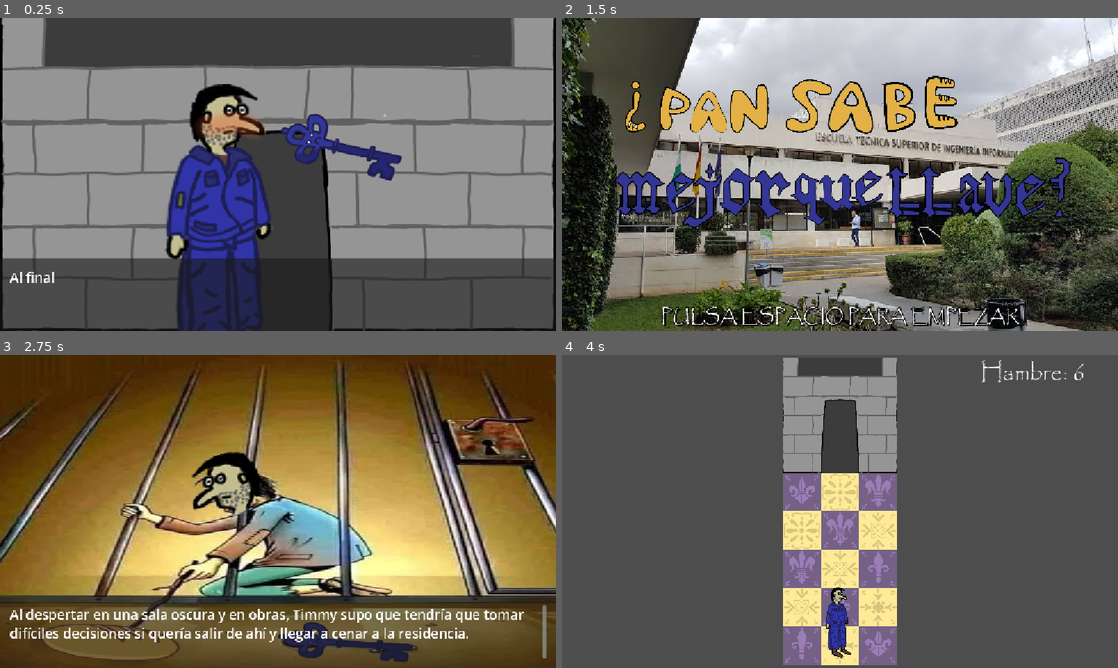
Above: before the commit, frames 1-4 (two rows, left to right).
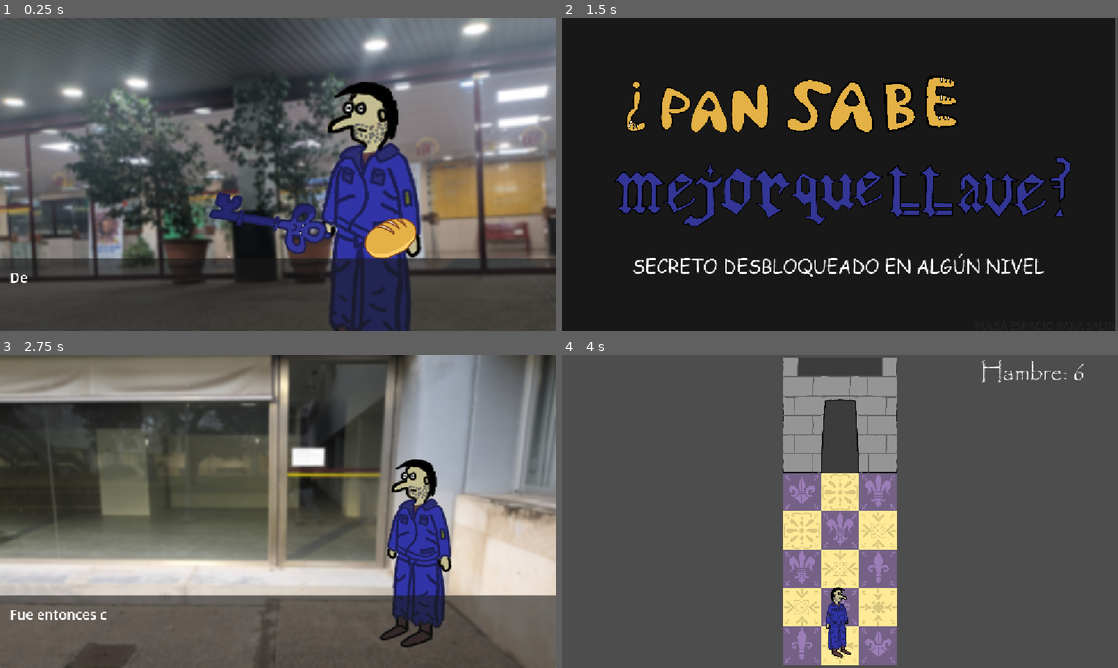
Above: after the commit, the same moments.

Repository: andresfdezc6/pan-sabe-mejor-que-llave-
Game: Godot game, scene res://Scenes/final_verdadero.tscn
The game is run twice, just before and just after one commit, with the same random seed, the same clock (stepped at 60 frames per second) and the same inputs. This scene is started directly instead of the project's main scene. The engine's default icon, where the game draws it, is replaced by a stand-in: a white triangle on a blue panel in a dark square.
Inputs:
- Up to frame 1 (0.25 s): no input
- Up to frame 2 (1.5 s): tap Enter (ui_accept) at 0.5, 0.77, 0.8, 1.07, 1.35 s; hold Right (right) 0.53-1.28 s; hold Space (interactuar) 0.53-1.28 s; hold S (down) from 1.28 s (still down)
- Up to frame 3 (2.75 s): tap Enter (ui_accept) at 1.52, 1.82, 2.3 s; tap Space (interactuar) at 1.55, 2 s; release S (down) at 2.03 s; hold Right (right) from 2.03 s (still down); hold Space (interactuar) from 2.03 s (still down)
- Up to frame 4 (4 s): release Right (right) at 2.78 s; release Space (interactuar) at 2.78 s; hold Up (up) 2.78-3.53 s; tap 1 at 2.85 s; tap Enter (ui_accept) at 3.02, 3.32 s; tap Space (interactuar) at 3.05 s; hold Left (left) from 3.53 s (still down); hold Enter (ui_accept) from 3.53 s (still down); tap 2 at 3.6 s

The runs differ from the first frame. In frame 1, 69% of the frame differs, in the area x 0-100%, y 0-100%; in frame 2, 73%; in frame 3, 97%; in frame 4, nothing differs.

Commit message:
Me voy a dormir ya, esto me está consumiendo

Diff:
--- a/Scenes/fin.gd
+++ b/Scenes/fin.gd
@@ -1,21 +1,45 @@
 extends Control
 
+@onready var sprite_fin: Sprite2D = $Sprite2D
+@onready var texto_secreto: RichTextLabel = $RichTextLabel3
 @onready var texto_reiniciar: RichTextLabel = $RichTextLabel5
 
 var puede_reiniciar: bool = false
+var tween_entrada: Tween
 var tween_parpadeo: Tween
 
 func _ready() -> void:
 	get_tree().paused = false
-	Global.secreto = true
-	# Parpadeo suave en el texto inferior
+
+	var escala_sprite: Vector2 = sprite_fin.scale
+	sprite_fin.modulate.a = 0.0
+	sprite_fin.scale = escala_sprite * 0.85
+
+	texto_secreto.modulate.a = 0.0
+	texto_reiniciar.modulate.a = 0.0
+
+	var mostrar_secreto: bool = not Global.secreto
+	if mostrar_secreto:
+		texto_secreto.visible = true
+		Global.secreto = true
+	else:
+		texto_secreto.visible = false
+	tween_entrada = create_tween()
+
+	tween_entrada.tween_property(sprite_fin, "modulate:a", 1.0, 0.5).set_trans(Tween.TRANS_SINE)
+	tween_entrada.parallel().tween_property(sprite_fin, "scale", escala_sprite, 0.5).set_trans(Tween.TRANS_BACK).set_ease(Tween.EASE_OUT)
+
+	if mostrar_secreto:
+		tween_entrada.tween_property(texto_secreto, "modulate:a", 1.0, 0.4).set_trans(Tween.TRANS_SINE)
+
+	tween_entrada.tween_property(texto_reiniciar, "modulate:a", 1.0, 0.35).set_trans(Tween.TRANS_SINE)
+	tween_entrada.tween_callback(_iniciar_parpadeo)
+
+func _iniciar_parpadeo() -> void:
+	puede_reiniciar = true
 	tween_parpadeo = create_tween().set_loops()
 	tween_parpadeo.tween_property(texto_reiniciar, "modulate:a", 0.25, 0.8).set_trans(Tween.TRANS_SINE)
 	tween_parpadeo.tween_property(texto_reiniciar, "modulate:a", 1.0, 0.8).set_trans(Tween.TRANS_SINE)
-
-	# Pequeña pausa de seguridad para no saltarse la pantalla si venías pulsando Espacio
-	await get_tree().create_timer(0.4).timeout
-	puede_reiniciar = true
 
 func _input(event: InputEvent) -> void:
 	if not puede_reiniciar:
@@ -23,6 +47,8 @@
 
 	if event.is_action_pressed("interactuar") or event.is_action_pressed("ui_accept"):
 		get_viewport().set_input_as_handled()
+		if tween_entrada:
+			tween_entrada.kill()
 		if tween_parpadeo:
 			tween_parpadeo.kill()
 
@@ -30,5 +56,5 @@
 		Global.muerto = false
 		Global.locura = 0
 		Global.locura_on = false
-		Global.secreto = true
+		Global.secreto_on = false
 		get_tree().change_scene_to_file("res://Scenes/intro.tscn")
--- a/Scenes/fin.tscn
+++ b/Scenes/fin.tscn
@@ -1,11 +1,8 @@
 [gd_scene format=3 uid="uid://dvj0ua4ry2ds8"]
 
 [ext_resource type="Script" uid="uid://dadg7bqcdeajk" path="res://Scenes/fin.gd" id="1_8ldow"]
-[ext_resource type="FontFile" uid="uid://rgrm48v3jova" path="res://assets/fonts/papyrus.ttf" id="2_nourd"]
 [ext_resource type="FontFile" uid="uid://c55xrrkojf46i" path="res://assets/fonts/Comic Papyrus.ttf" id="3_8cf55"]
-[ext_resource type="Texture2D" uid="uid://byxuxvr2wo77a" path="res://assets/sprites/federico.png" id="4_ltvb8"]
-[ext_resource type="Texture2D" uid="uid://yhurvd0a4j3e" path="res://assets/sprites/federico_cargado.png" id="5_ydj0c"]
-[ext_resource type="Texture2D" uid="uid://bxnr5e5y8x46i" path="res://assets/sprites/federico_cargado_ssj.png" id="6_aqlei"]
+[ext_resource type="Texture2D" uid="uid://4h41txjt4106" path="res://assets/images/titulo.png" id="3_n3hwx"]
 
 [node name="fin" type="PanelContainer" unique_id=465670743]
 offset_right = 1145.0
@@ -16,22 +13,6 @@
 layout_mode = 2
 color = Color(0.09335035, 0.09335035, 0.09335035, 1)
 
-[node name="RichTextLabel" type="RichTextLabel" parent="." unique_id=1872056496]
-layout_mode = 2
-theme_override_fonts/normal_font = ExtResource("2_nourd")
-theme_override_font_sizes/normal_font_size = 54
-text = "
-PAN   Y   FEDERICO"
-horizontal_alignment = 1
-
-[node name="RichTextLabel2" type="RichTextLabel" parent="." unique_id=133077081]
-layout_mode = 2
-theme_override_fonts/normal_font = ExtResource("3_8cf55")
-theme_override_font_sizes/normal_font_size = 48
-text = "NUEVO POWER-PAN DESBLOQUEADO
-"
-horizontal_alignment = 1
-
 [node name="RichTextLabel3" type="RichTextLabel" parent="." unique_id=1998281090]
 layout_mode = 2
 theme_override_fonts/normal_font = ExtResource("3_8cf55")
@@ -40,29 +21,15 @@
 
 
 
-     CAMBIA ENTRE LOS ESTADOS PULSANDO ESPACIO
-
-"
-
-[node name="RichTextLabel4" type="RichTextLabel" parent="." unique_id=1346607253]
-layout_mode = 2
-theme_override_fonts/normal_font = ExtResource("3_8cf55")
-theme_override_font_sizes/normal_font_size = 32
-text = "
 
 
 
 
 
-
-¡NO CAMBIA NADA!
-
-FEDERICO TIRA DE TÍ A 2 CASILLAS DE DISTANCIA
-
-FEDERICO TE LANZA 4 CASILLAS POR ENCIMA SUYA
+SECRETO DESBLOQUEADO EN ALGÚN NIVEL
 
 "
-horizontal_alignment = 2
+horizontal_alignment = 1
 
 [node name="RichTextLabel5" type="RichTextLabel" parent="." unique_id=274040312]
 layout_mode = 2
@@ -71,17 +38,7 @@
 horizontal_alignment = 2
 vertical_alignment = 2
 
-[node name="Sprite2D" type="Sprite2D" parent="." unique_id=547457809]
-position = Vector2(80.00001, 330)
-scale = Vector2(0.9375, 0.9453125)
-texture = ExtResource("4_ltvb8")
-
-[node name="Sprite2D2" type="Sprite2D" parent="." unique_id=1938837897]
-position = Vector2(78, 428)
-scale = Vector2(0.8359375, 0.8046875)
-texture = ExtResource("5_ydj0c")
-
-[node name="Sprite2D3" type="Sprite2D" parent="." unique_id=765860444]
-position = Vector2(82.25, 524)
-scale = Vector2(0.79296875, 0.7656248)
-texture = ExtResource("6_aqlei")
+[node name="Sprite2D" type="Sprite2D" parent="." unique_id=2092064323]
+position = Vector2(585, 256)
+scale = Vector2(0.6, 0.6)
+texture = ExtResource("3_n3hwx")
--- a/Scenes/final_verdadero.tscn
+++ b/Scenes/final_verdadero.tscn
@@ -1,12 +1,13 @@
 [gd_scene format=3 uid="uid://c6nusblb4uh8u"]
 
 [ext_resource type="PackedScene" uid="uid://dmxs1slkcrvad" path="res://Scenes/intro.tscn" id="1_ocfe0"]
-[ext_resource type="Texture2D" uid="uid://deedcoh7ogav5" path="res://assets/images/finaldefmalo1.png" id="2_dmwmk"]
-[ext_resource type="Texture2D" uid="uid://cxpi41mmasxes" path="res://assets/images/finaldefmalo.png" id="3_owshc"]
+[ext_resource type="Texture2D" uid="uid://csyb8rghebxjq" path="res://assets/images/finalverdader.png" id="2_kfbts"]
 
 [node name="intro" unique_id=542282079 instance=ExtResource("1_ocfe0")]
 activar_portada = false
-imagenes = Array[Texture2D]([ExtResource("2_dmwmk"), ExtResource("3_owshc")])
-textos = Array[String](["Al final, te has visto tentado por la suculenta llave, que para alguien tan famélico como tú, parecia todo un manjar", "En efecto, pan sabía mejor que llave
-"])
+imagenes = Array[Texture2D]([ExtResource("2_kfbts")])
+textos = Array[String](["Después de tantos periplos te has dado cuenta de una cosa:
+
+Pan sabe bien, pero Pan sabe mejor con Llave"])
 escena_siguiente = "uid://dvj0ua4ry2ds8"
+velocidad_caracter = 0.12
--- a/Scripts/intro.gd
+++ b/Scripts/intro.gd
@@ -42,14 +42,12 @@
 	var pos_y_base: float = titulo.position.y
 	var escala_base: Vector2 = titulo.scale
 
-	# Flotación vertical + ligero pulso de escala en el Sprite2D del título
 	tween_titulo = create_tween().set_loops()
 	tween_titulo.tween_property(titulo, "position:y", pos_y_base - 6.0, 1.2).set_trans(Tween.TRANS_SINE).set_ease(Tween.EASE_IN_OUT)
 	tween_titulo.parallel().tween_property(titulo, "scale", escala_base * 1.02, 1.2).set_trans(Tween.TRANS_SINE).set_ease(Tween.EASE_IN_OUT)
 	tween_titulo.tween_property(titulo, "position:y", pos_y_base + 6.0, 1.2).set_trans(Tween.TRANS_SINE).set_ease(Tween.EASE_IN_OUT)
 	tween_titulo.parallel().tween_property(titulo, "scale", escala_base, 1.2).set_trans(Tween.TRANS_SINE).set_ease(Tween.EASE_IN_OUT)
 
-	# Parpadeo suave de "ENTER para empezar"
 	tween_parpadeo = create_tween().set_loops()
 	tween_parpadeo.tween_property(texto_empezar, "modulate:a", 1.0, 1.2).set_trans(Tween.TRANS_SINE)
 	tween_parpadeo.tween_property(texto_empezar, "modulate:a", 0.25, 1.2).set_trans(Tween.TRANS_SINE)
